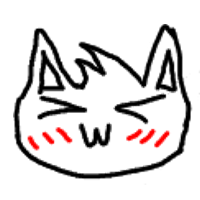
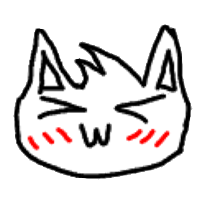
Layers edited between the first and the second 200 x 200 image:
painted on "Paint Layer 1" over [13, 24, 200, 185]
